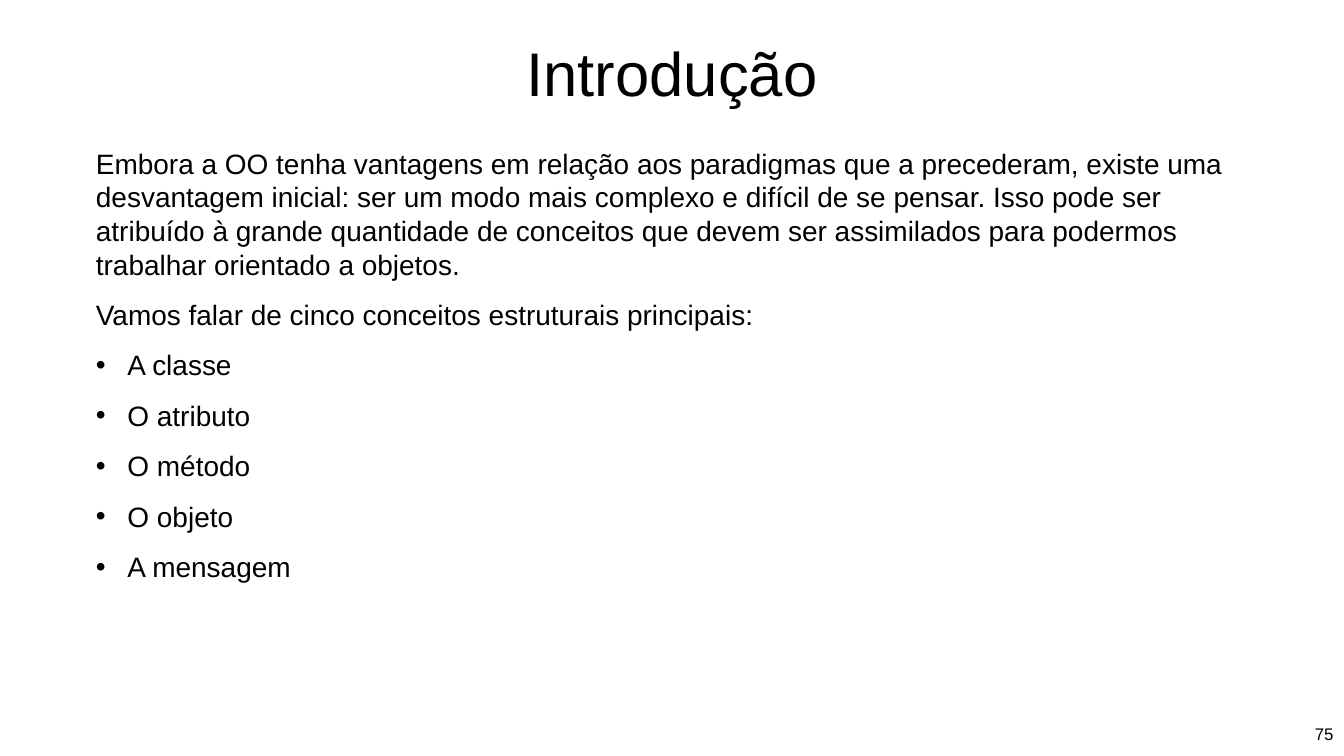
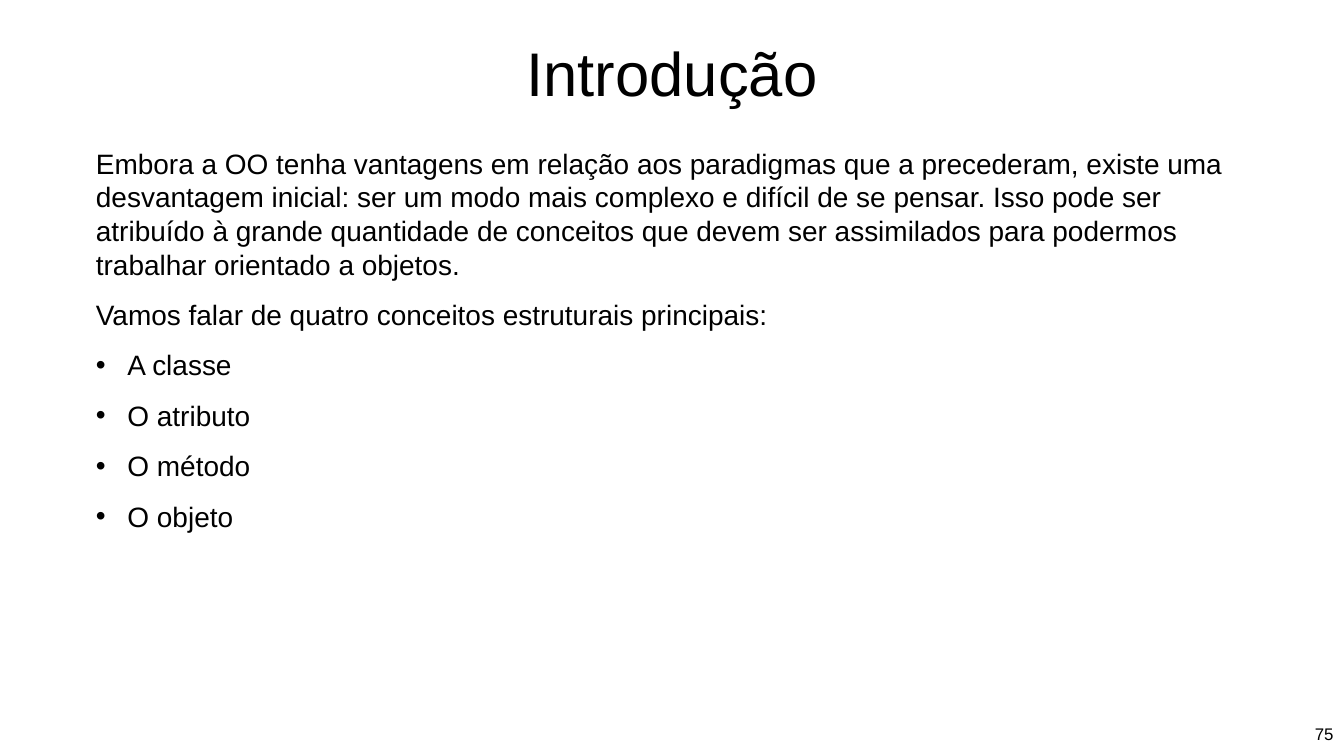
Before and after one commit to Pedrorocha13/2021.1-progoo, a slide deck: slide 75 of materiais/slides.pptx. Drawn at 1344x756 pixels with LibreOffice and Linux fonts; fonts in the diff are those of the drawing; background and template pictures are left out. Boxes give left, top, right and bottom in pixels: in the first picture for what was removed or moved away, otherwise in the second. Text is boxed around its words. In the diff, an @@ line names an element or a change of style, - is before the commit and + after.

```diff
--- a/materiais/slides.pptx
+++ b/materiais/slides.pptx
@@ text at (x1=96, y1=304, x2=767, y2=330): text changed @@
-Vamos falar de cinco conceitos estruturais principais:
+Vamos falar de quatro conceitos estruturais principais:
@@ text at (x1=127, y1=557, x2=290, y2=582): paragraph removed @@
-• A mensagem
```
Also in this commit, not shown: 1 other slide changed, 21 slides added, 1 other file.
